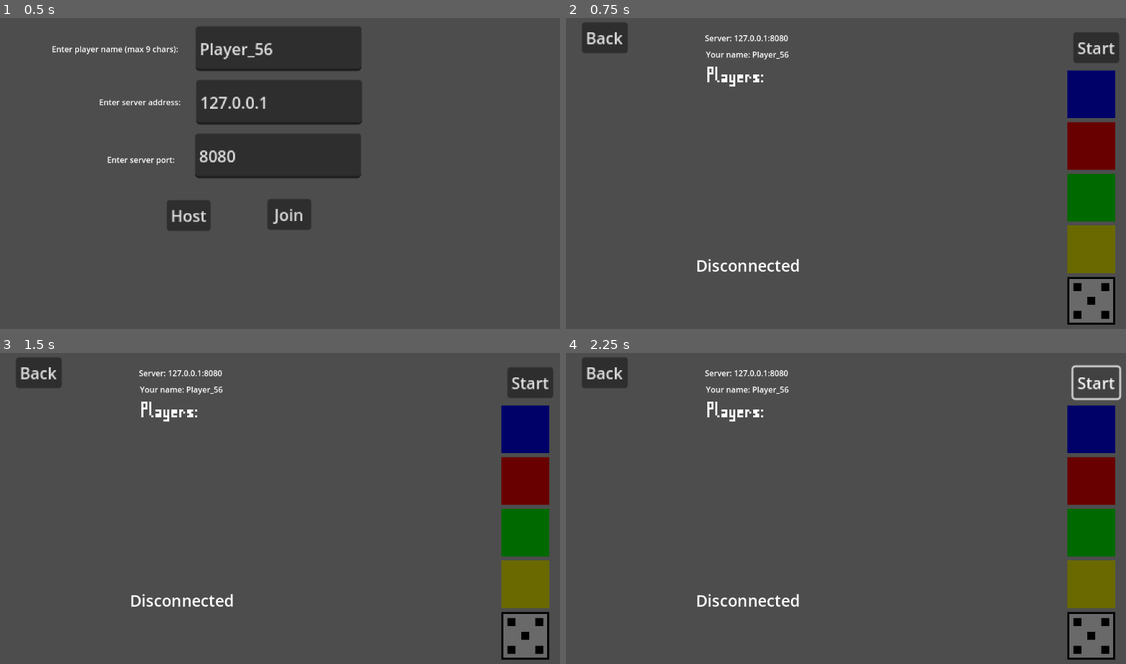
Above: before the commit, frames 1-4 (two rows, left to right).
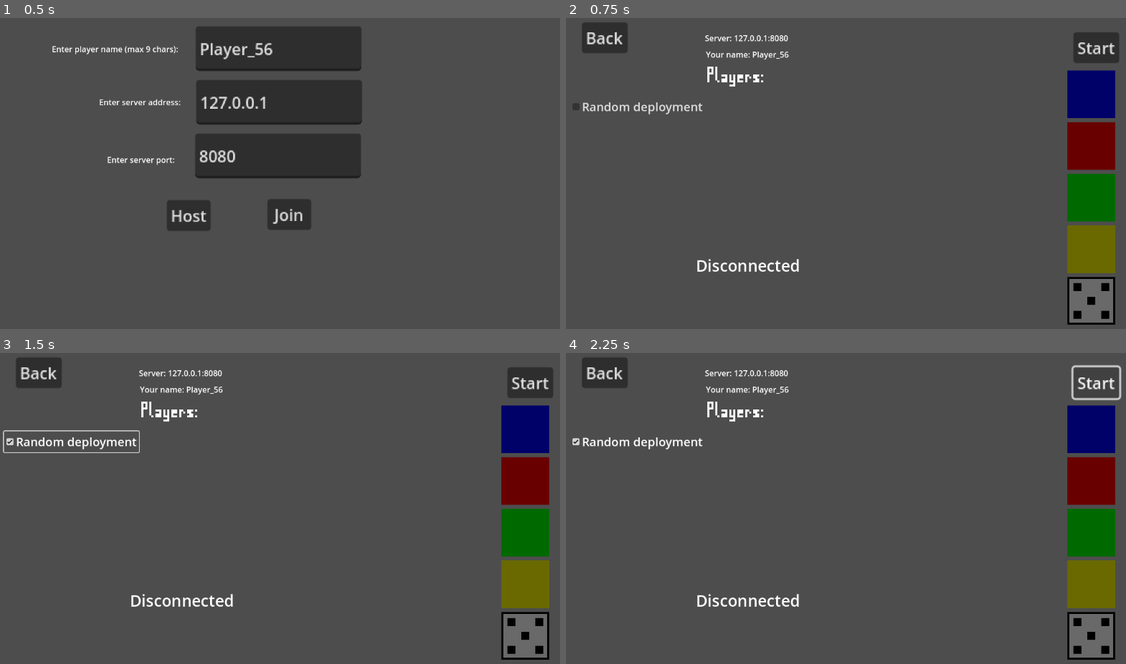
Above: after the commit, the same moments.

Repository: johann-0/Risiko
Game: Godot game, scene res://Scenes/main_menu.tscn
Two runs of this game, one before a commit and one after it. Both use one fixed random seed, a clock stepped at 60 frames per second and the inputs below.
Inputs (mouse positions are in pixels of both pictures, inside the frame that each line leads up to):
- Up to frame 1 (0.5 s): no input
- Up to frame 2 (0.75 s): click "Join" at 0.5 s
- Up to frame 3 (1.5 s): click (72, 443) at 1.25 s, where only the run after the commit has a clickable "Random deployment"
- Up to frame 4 (2.25 s): click "Start" at 2 s

Frame 1 is identical in both runs. In frame 2, 0.3% of the frame differs, in the area x 1-25%, y 27-32%; in frame 3, 0.5%, in the area x 0-25%, y 24-33%; in frame 4, 0.3%.

Commit message:
modified:   Risiko Game/Assets/ui/deploying_troops.aseprite 	new file:   Risiko Game/Assets/ui/production.aseprite 	new file:   Risiko Game/Assets/ui/production.png 	new file:   Risiko Game/Assets/ui/production.png.import 	modified:   Risiko Game/Scenes/lobby.tscn 	modified:   Risiko Game/Scripts/game.gd 	modified:   Risiko Game/Scripts/game_data.gd 	modified:   Risiko Game/Scripts/lobby.gd 	modified:   Risiko Server/index.js feat: random distribution at the beginning of the game
notes: need to work on the basic turn changing (deploy->attack->fortify->nextplayer)

Diff:
--- a/Risiko Game/Scenes/lobby.tscn
+++ b/Risiko Game/Scenes/lobby.tscn
@@ -102,3 +102,12 @@
 offset_right = 1033.0
 offset_bottom = 232.0
 scale = Vector2(4, 4)
+
+[node name="RandomDeployment" type="CheckBox" parent="."]
+layout_mode = 0
+offset_left = 8.0
+offset_top = 165.0
+offset_right = 279.0
+offset_bottom = 207.0
+theme_override_font_sizes/font_size = 24
+text = "Random deployment"
--- a/Risiko Game/Scripts/game.gd
+++ b/Risiko Game/Scripts/game.gd
@@ -4,10 +4,15 @@
 
 func _ready():
 	# Reset the GameData
-	for province in GameData.provinces:
-		province._owner = -1
-		province._soldiers = 0
-		province._to_add = 0
+	if GameData.randomDeployment != true:
+		for province in GameData.provinces:
+			province._owner = -1
+			province._soldiers = 0
+			province._to_add = 0
+	else:
+		for province in GameData.provinces:
+			print(province._to_string())
+			province.updateInfo(province._owner, 1, 0)
 
 	# Connect functions
 	client.connected.connect(client_connected)
--- a/Risiko Game/Scripts/game_data.gd
+++ b/Risiko Game/Scripts/game_data.gd
@@ -5,6 +5,7 @@
 signal newPhase(oldPhase: Phase, newPhase: Phase)
 signal newGameSelectedProvince(oldProvID: int, newProvID: int)
 signal soldierDeployed(provID: int)
+signal randomDeploymentChanged()
 
 const SEL_COLOR: Color = Color8(0, 255, 0, 100)
 const NEIGH_COLOR: Color = Color8(0, 255, 0, 50)
@@ -13,6 +14,10 @@
 var NUM_PROV: int = 0
 var provinces: Array = []
 var players: Array = []
+var randomDeployment = false:
+	set(newVal):
+		randomDeployment = newVal
+		randomDeploymentChanged.emit()
 
 var gameSelectedProvID: int = Province.WASTELAND_ID:
 	set(newProvID):
--- a/Risiko Game/Scripts/lobby.gd
+++ b/Risiko Game/Scripts/lobby.gd
@@ -8,6 +8,8 @@
 	# Initializing
 	_client = GameData.client
 	# General UI stuff
+	GameData.randomDeploymentChanged.connect(_on_random_deployment_changed)
+	$RandomDeployment.toggled.connect(_on_random_deployment_pressed)
 	$Back.pressed.connect(_on_back_button_pressed)
 	$Start.pressed.connect(_on_start_button_pressed)
 	var player: GameData.Player = GameData.players[GameData.localPlayerIndex]
@@ -46,8 +48,11 @@
 
 func on_color_button_pressed(color: Color):
 	_client._send_dict({
-		"message_type": "color_selected",
-		"data": color.to_rgba32()
+		"message_type": "lobby_updated", # used to be "color_selected"
+		"data": {
+			"color": color.to_rgba32(),
+			"random_deployment": GameData.randomDeployment
+		}
 	})
 
 func connect_after_timeout(timeout: float):
@@ -79,6 +84,7 @@
 				var newPlayer = GameData.Player.new(obj["id"], obj["name"], Color.hex(obj["color"]))
 				GameData.players.append(newPlayer)
 			GameData.localPlayerIndex = json_obj["index"]
+			GameData.randomDeployment = json_obj["random_deployment"]
 			print("GameData.players: ", GameData.players)
 			# Update the UI
 			var localPlayer = GameData.players[GameData.localPlayerIndex]
@@ -118,8 +124,31 @@
 				index += 1
 			print("Starting game: %s", GameData.players_to_string())
 			get_tree().change_scene_to_file("res://Scenes/game.tscn")
+		"start_game_rand":
+			GameData.turnPlayerIndex = json_obj["turn"]
+			# Update province owners and add one soldier
+			var prov_owners = json_obj["prov_owners"]
+			var index = 0
+			for province in GameData.provinces:
+				province.updateInfo(prov_owners[index], 1, 0)
+				index += 1
+			print("Starting game: %s", GameData.players_to_string())
+			get_tree().change_scene_to_file("res://Scenes/game.tscn")
 		_:
 			print("Received unknown(%s)" % [json_obj["message_type"]])
+
+func _on_random_deployment_changed():
+	print("CHANGED!")
+	$RandomDeployment.button_pressed = GameData.randomDeployment
+
+func _on_random_deployment_pressed(newVal: bool):
+	GameData.randomDeployment = newVal
+	_client._send_dict({"message_type": "lobby_updated", # used to be "color_selected"
+		"data": {
+			"color": GameData.players[GameData.localPlayerIndex]._color.to_rgba32(),
+			"random_deployment": GameData.randomDeployment
+		}
+		})
 
 func _on_start_button_pressed():
 	_client._send_dict({
Binary file changed: Risiko Game/Assets/ui/deploying_troops.aseprite
Binary file added: Risiko Game/Assets/ui/production.aseprite
Binary file added: Risiko Game/Assets/ui/production.png
Not shown, added: Risiko Game/Assets/ui/production.png.import
Not shown, changed: Risiko Server/index.js
